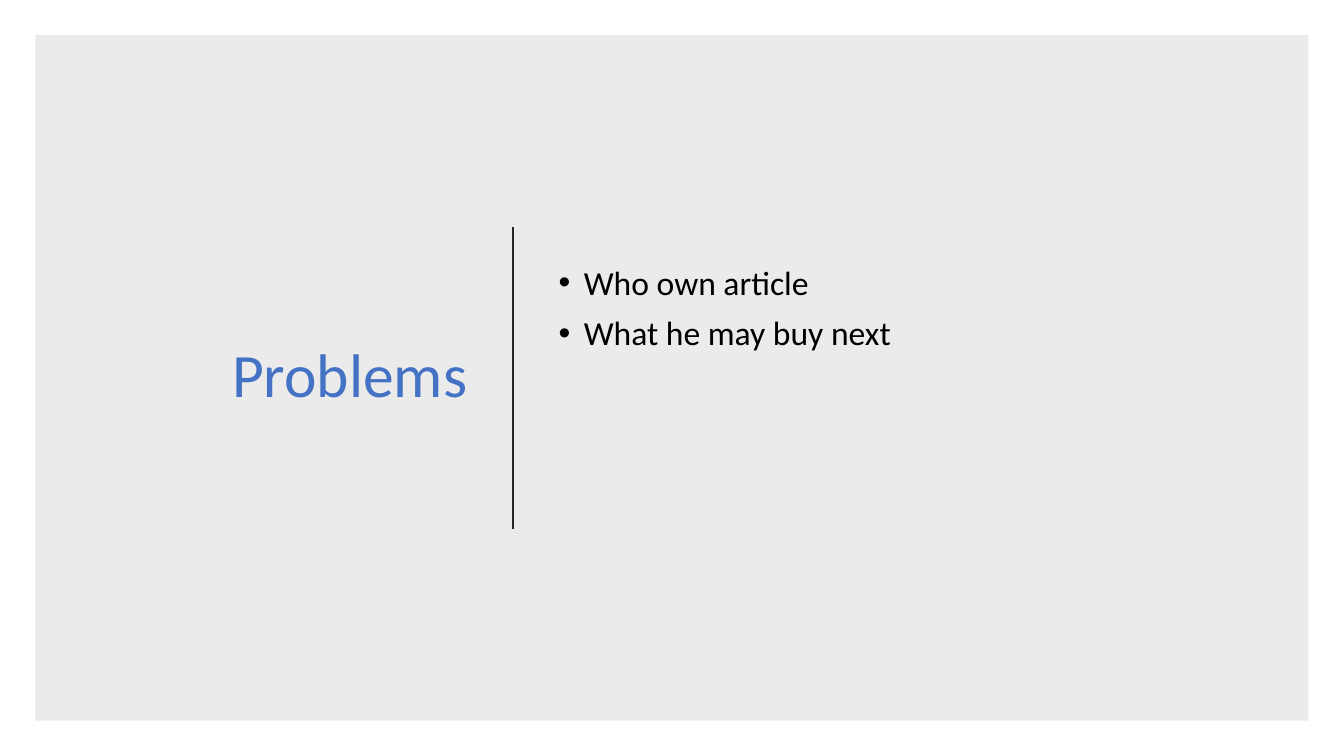
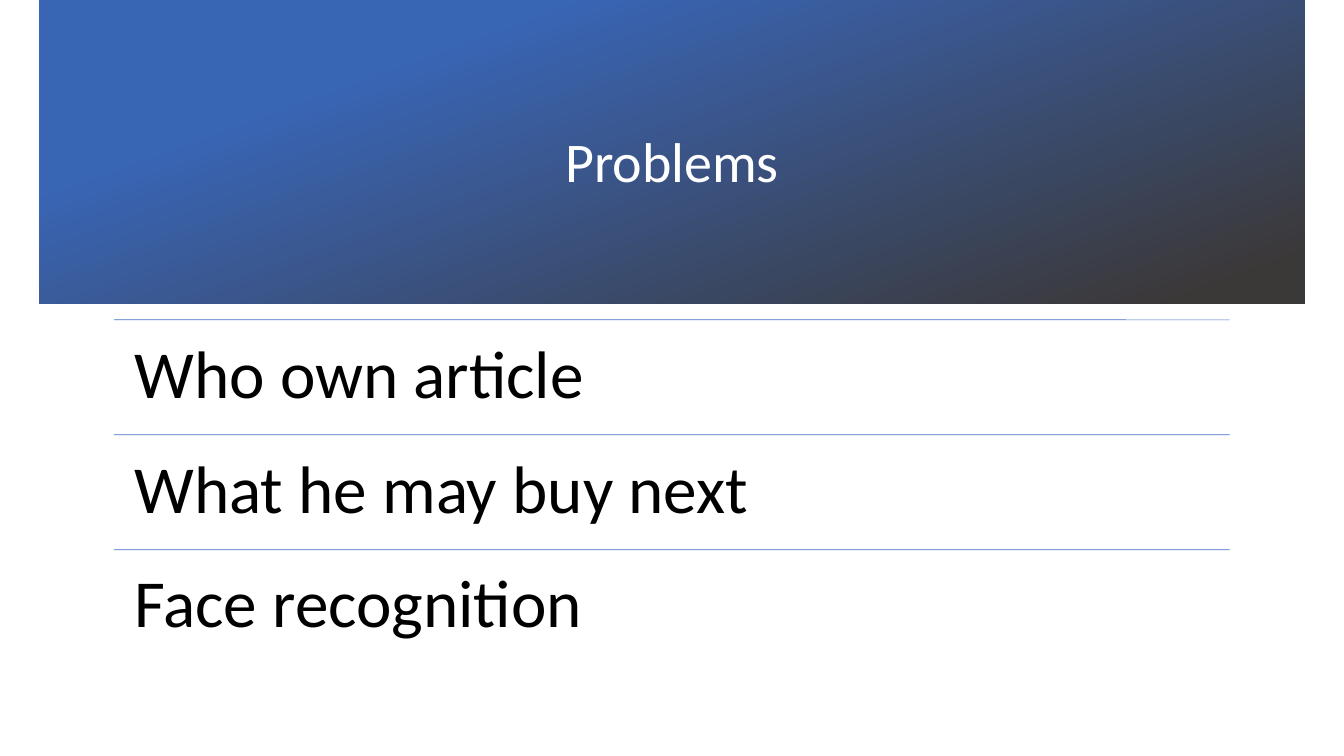
Before and after one commit to hussien89aa/MachineLearning, a slide deck: slide 6 of knn/Presentation1.pptx (slide 5 before the commit). Drawn at 1344x756 pixels with LibreOffice and Linux fonts; fonts in the diff are those of the drawing; background and template pictures are left out. Boxes give left, top, right and bottom in pixels: in the first picture for what was removed or moved away, otherwise in the second. Text is boxed around its words. In the diff, an @@ line names an element or a change of style, - is before the commit and + after.

```diff
--- a/knn/Presentation1.pptx
+++ b/knn/Presentation1.pptx
@@ rectangle added at (x1=39, y1=0, x2=1306, y2=303), fill gradient #3965B5 to #3B3838 @@
@@ rectangle removed at (x1=35, y1=35, x2=1309, y2=721) @@
@@ title "Problems" moved from (x1=232, y1=354, x2=467, y2=398) to (x1=565, y1=143, x2=779, y2=183) @@
@@ title "Problems" at (x1=565, y1=143, x2=779, y2=183): size 44 to 40 pt, text colour #4472C4 to #FFFFFF; alignment right to centre @@
@@ line removed from (513, 227) to (513, 529) @@
@@ text at (x1=584, y1=271, x2=808, y2=296): paragraph removed @@
-• Who own article
@@ text "What he may buy next" moved from (x1=584, y1=271, x2=891, y2=351) to (x1=134, y1=466, x2=748, y2=524) @@
@@ text "What he may buy next" at (x1=134, y1=466, x2=748, y2=524): size 24 to 48 pt; bullet • to none; more space between paragraphs; vertical alignment middle to top @@
@@ group added at (x1=114, y1=320, x2=1230, y2=639): 3 lines, 2 texts @@
+Who own article
+Face recognition
```
Also in this commit, not shown: 2 other slides changed, 2 slides added, 1 slide removed, 2 other files.
